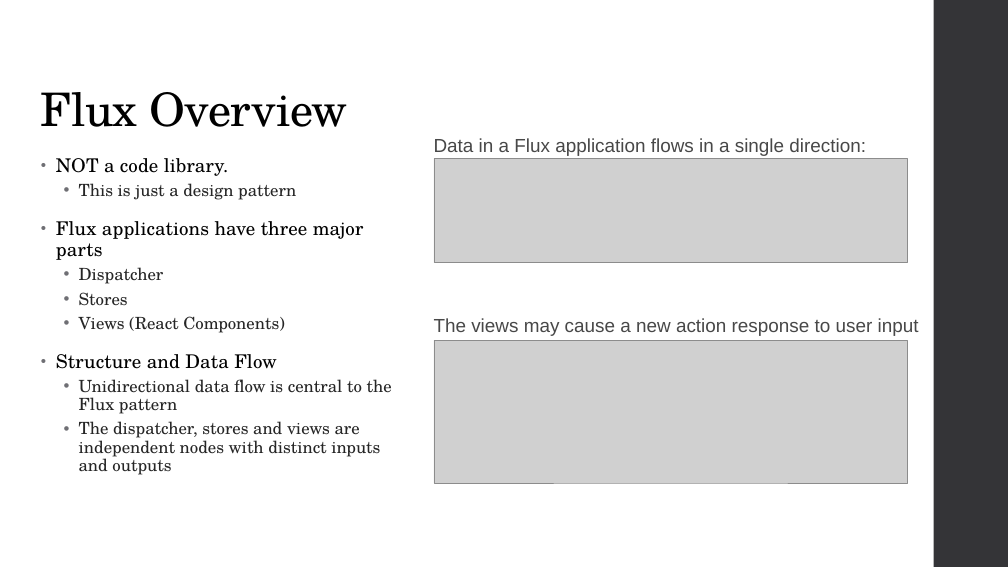
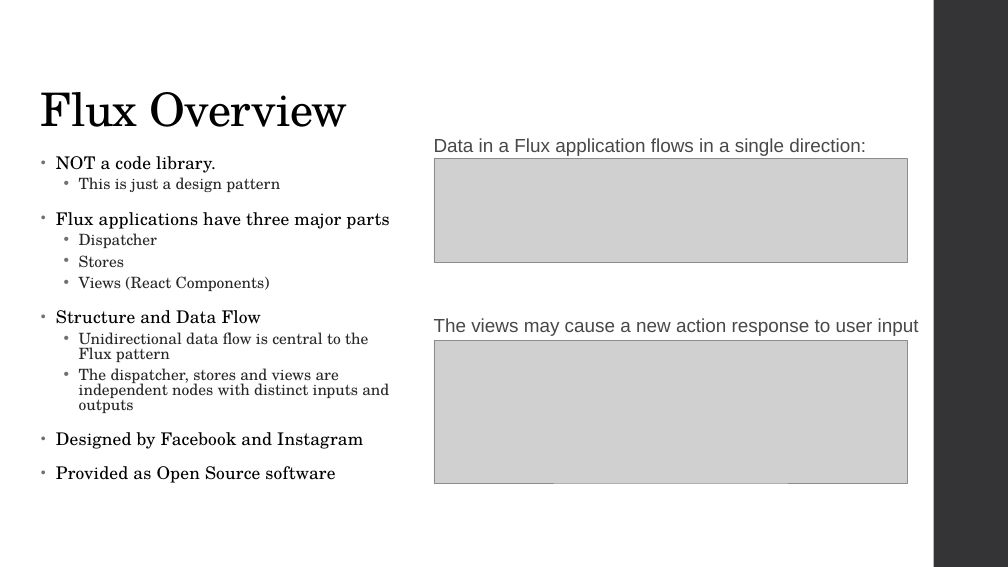
Before and after one commit to repkam09/react-flux-test, a slide deck: slide 4 of docs/Flux & React.pptx (slide 10 before the commit). Drawn at 1008x567 pixels with LibreOffice and Linux fonts; fonts in the diff are those of the drawing; grey boxes stand for pictures. Boxes give left, top, right and bottom in pixels: in the first picture for what was removed or moved away, otherwise in the second. Text is boxed around its words. In the diff, an @@ line names an element or a change of style, - is before the commit and + after.

Commit message:
Update powerpoint. Make demo show images instead of text

```diff
--- a/docs/Flux & React.pptx
+++ b/docs/Flux & React.pptx
@@ text at <box>56,156,389,413</box>: size 18 to 16.6 pt in "NOT a code library.", "Flux applications have three major parts", "Structure and Data Flow"; size 16 to 14.8 pt in "This is just a design pattern", "Dispatcher", "Stores", "Views (React Components)" and 2 more places; line spacing 0.95 to 0.85; line spacing 0.9 to 0.8 @@
@@ text at <box>56,432,363,483</box>: paragraphs added @@
+• Designed by Facebook and Instagram
+• Provided as Open Source software
```
Also in this commit, not shown: 8 other slides changed, 6 slides added, 1 slide removed, 1 other file.
